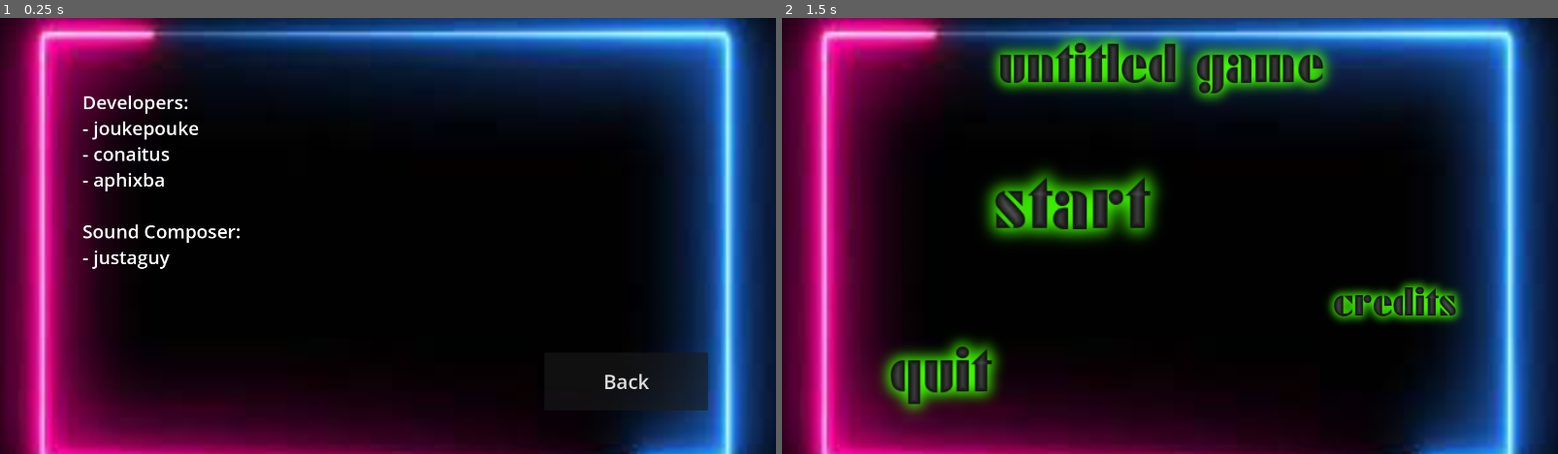
Above: before the commit, frames 1-2 (left to right).
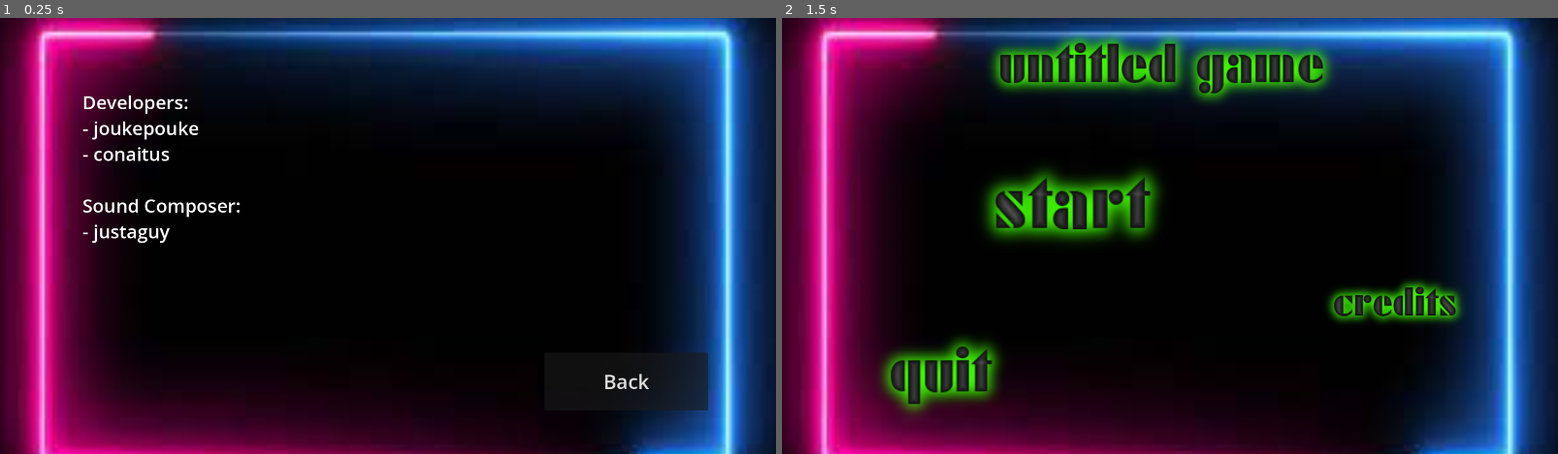
Above: after the commit, the same moments.

Repository: JoukePouke/Game-off-2023
Game: Godot game, scene res://Assets/Scenes/Credits.tscn
Same seed, same stepped clock (60 frames per second), same inputs: the game is played once before the commit and once after it. This scene is started directly instead of the project's main scene.
Inputs (mouse positions are in pixels of both pictures, inside the frame that each line leads up to):
- Up to frame 1 (0.25 s): no input
- Up to frame 2 (1.5 s): tap Enter (ui_accept) at 0.5, 0.77 s; move the mouse to (1340, 214) at 0.52 s; hold Right (right) 0.53-1.25 s; hold Shift 0.53-1.25 s; click (1340, 214) at 0.67 s; click "Back" at 1.25 s

The runs differ from the first frame. In frame 1, 0.9% of the frame differs, in the area x 10-31%, y 35-58%; in frame 2, nothing differs.

Commit message:
change image

Diff:
--- a/Assets/Scenes/Credits.tscn
+++ b/Assets/Scenes/Credits.tscn
@@ -54,7 +54,6 @@
 text = "Developers:
 - joukepouke
 - conaitus
-- aphixba
 
 Sound Composer:
 - justaguy"
--- a/project.godot
+++ b/project.godot
@@ -13,13 +13,17 @@
 config/name="Src"
 run/main_scene="res://Assets/Scenes/MainMenu.tscn"
 config/features=PackedStringArray("4.1", "GL Compatibility")
+boot_splash/bg_color=Color(0.168627, 0.0156863, 0, 1)
+boot_splash/image="res://Assets/images/team.png"
+boot_splash/fullsize=false
 config/icon="res://icon.svg"
+boot_splash/minimum_display_time=2000
 
 [display]
 
 window/size/viewport_width=1920
 window/size/viewport_height=1080
-window/size/mode=2
+window/size/mode=3
 window/stretch/mode="viewport"
 window/per_pixel_transparency/allowed=true
 
Not shown, added: Assets/images/quantumcreators.png.import
Binary file changed: Assets/images/team.png
